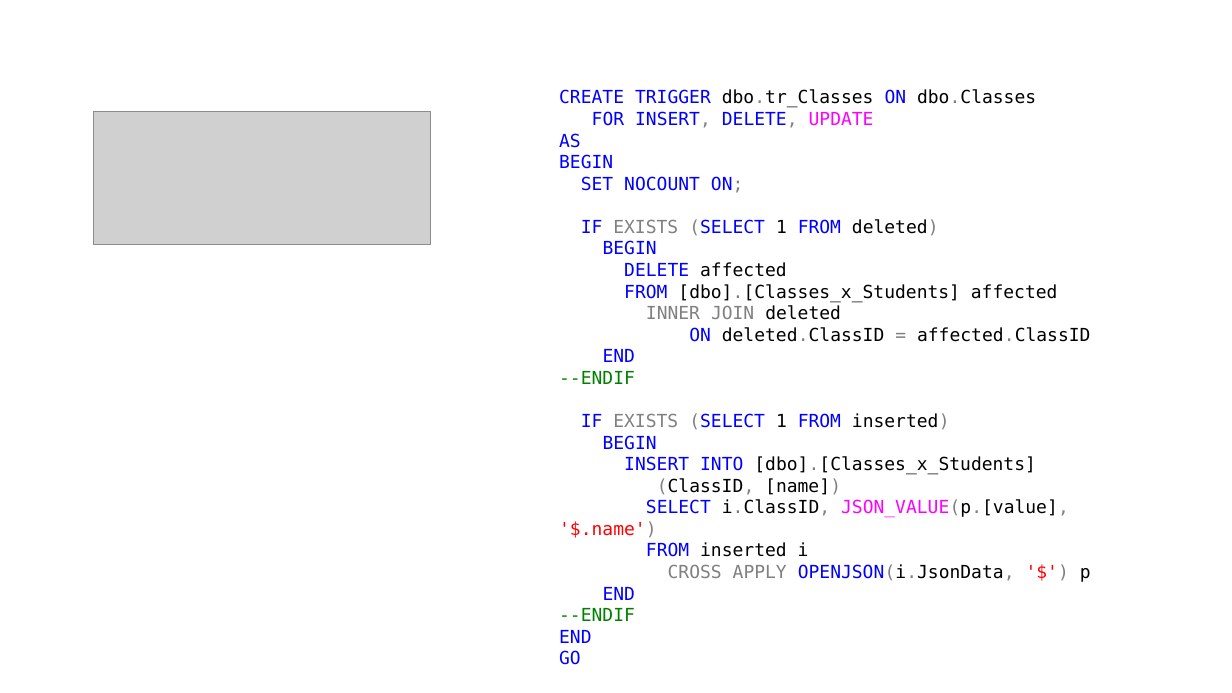
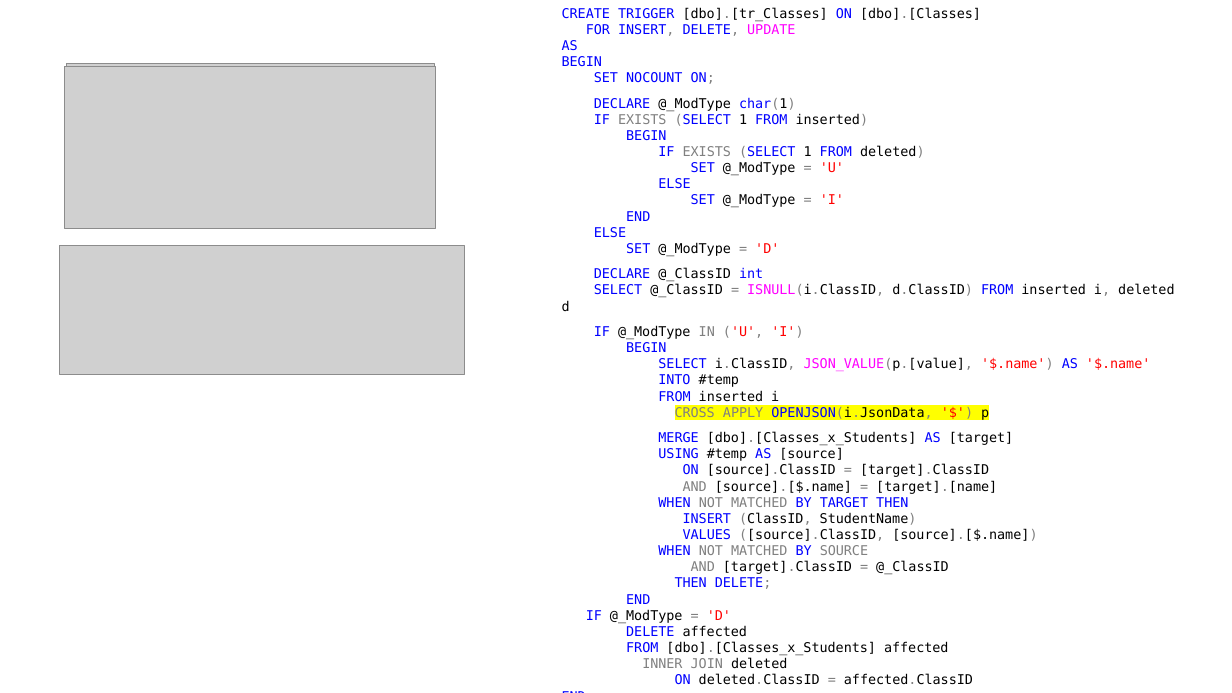
Before and after one commit to jbfoushee/MyPresentations, a slide deck: slide 93 of TSQL_JSON_Operators/TSQL_JSON_Operators.pptx (slide 68 before the commit). Drawn at 1232x693 pixels with LibreOffice and Linux fonts; fonts in the diff are those of the drawing; grey boxes stand for pictures. Boxes give left, top, right and bottom in pixels: in the first picture for what was removed or moved away, otherwise in the second. Text is boxed around its words. In the diff, an @@ line names an element or a change of style, - is before the commit and + after.

```diff
--- a/TSQL_JSON_Operators/TSQL_JSON_Operators.pptx
+++ b/TSQL_JSON_Operators/TSQL_JSON_Operators.pptx
@@ text "CREATE TRIGGER [dbo].[tr_Classes] ON [dbo].[Classes]": place and size @@
-text "CREATE TRIGGER [dbo].[tr_Classes] ON [dbo].[Classes]" at box(559, 89, 1091, 665)
+text "CREATE TRIGGER [dbo].[tr_Classes] ON [dbo].[Classes]" at box(562, 7, 1174, 685)
@@ text at box(562, 7, 981, 22): text changed; size 14 to 10.5 pt @@
-CREATE TRIGGER dbo.tr_Classes ON dbo.Classes
+CREATE TRIGGER [dbo].[tr_Classes] ON [dbo].[Classes]
@@ text at box(562, 24, 973, 685): size 14 to 10.5 pt in "FOR INSERT, DELETE, UPDATE", "AS", "BEGIN", "SET NOCOUNT ON;" and 7 more places @@
@@ picture: place and size @@
-picture at box(93, 111, 431, 245)
+picture at box(65, 67, 436, 228)
@@ picture added at box(67, 64, 434, 168) @@
@@ text at box(594, 97, 869, 140): paragraphs added @@
+DECLARE @_ModType char(1)
+IF EXISTS (SELECT 1 FROM inserted)
+BEGIN
@@ text at box(562, 161, 1174, 340): paragraphs added @@
+SET @_ModType = 'U'
+ELSE
+SET @_ModType = 'I'
+END
+ELSE
+SET @_ModType = 'D'
+DECLARE @_ClassID int
+SELECT @_ClassID = ISNULL(i.ClassID, d.ClassID) FROM inserted i, deleted d
+IF @_ModType IN ('U', 'I')
@@ picture added at box(59, 246, 464, 375) @@
@@ text at box(586, 357, 1150, 624): paragraphs added @@
+SELECT i.ClassID, JSON_VALUE(p.[value], '$.name') AS '$.name'
+INTO #temp
+FROM inserted i
+CROSS APPLY OPENJSON(i.JsonData, '$') p
+MERGE [dbo].[Classes_x_Students] AS [target]
+USING #temp AS [source]
+ON [source].ClassID = [target].ClassID
+AND [source].[$.name] = [target].[name]
+WHEN NOT MATCHED BY TARGET THEN
+INSERT (ClassID, StudentName)
+VALUES ([source].ClassID, [source].[$.name])
+WHEN NOT MATCHED BY SOURCE
+AND [target].ClassID = @_ClassID
+THEN DELETE;
+END
+IF @_ModType = 'D'
@@ text at box(559, 371, 1091, 665): paragraphs removed @@
---ENDIF
-IF EXISTS (SELECT 1 FROM inserted)
-BEGIN
-INSERT INTO [dbo].[Classes_x_Students]
-(ClassID, [name])
-SELECT i.ClassID, JSON_VALUE(p.[value], '$.name')
-FROM inserted i
-CROSS APPLY OPENJSON(i.JsonData, '$') p
-END
---ENDIF
-END
-GO
```
Also in this commit, not shown: 36 other slides changed, 33 slides added, 2 slides removed, 7 other files.
